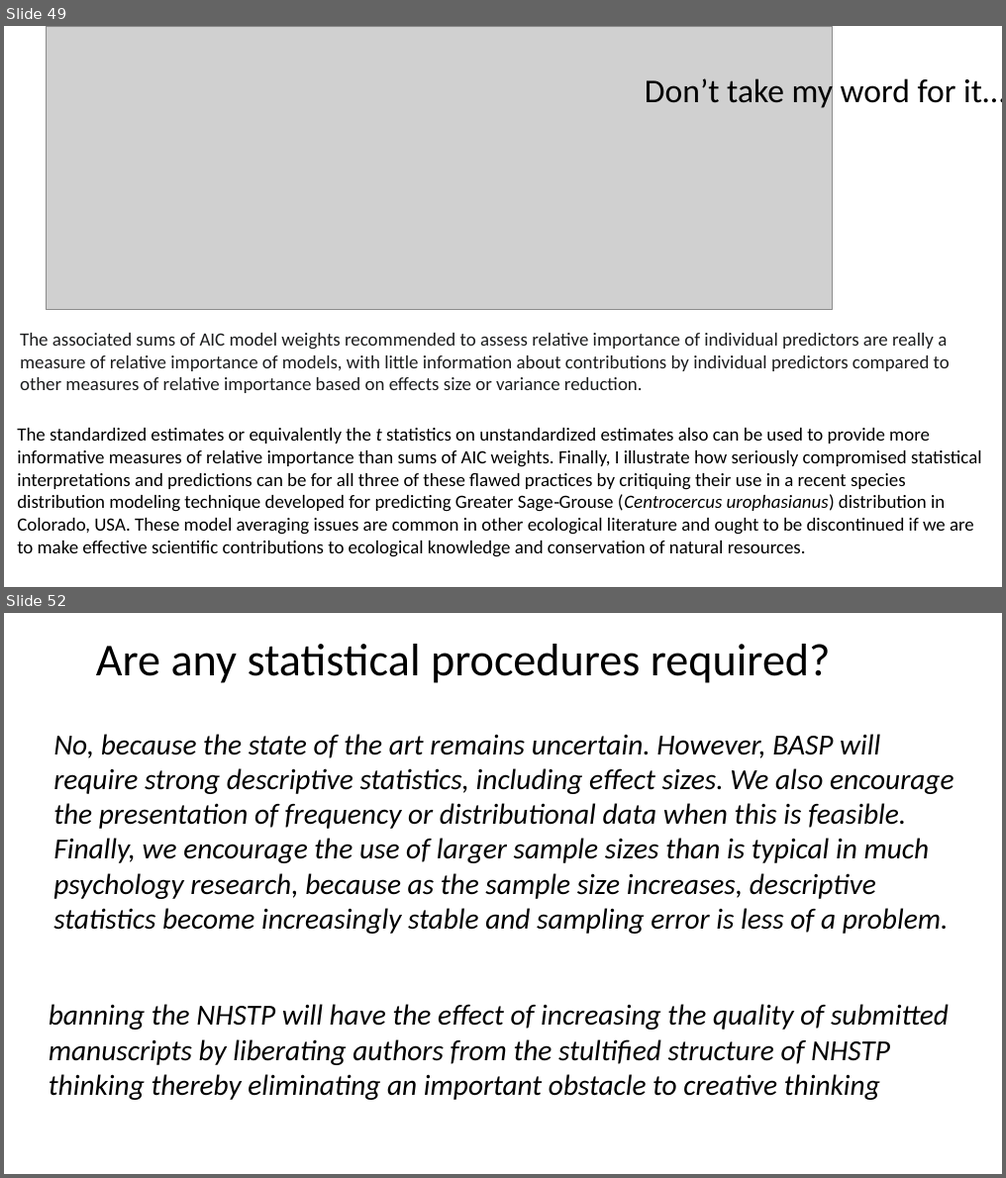
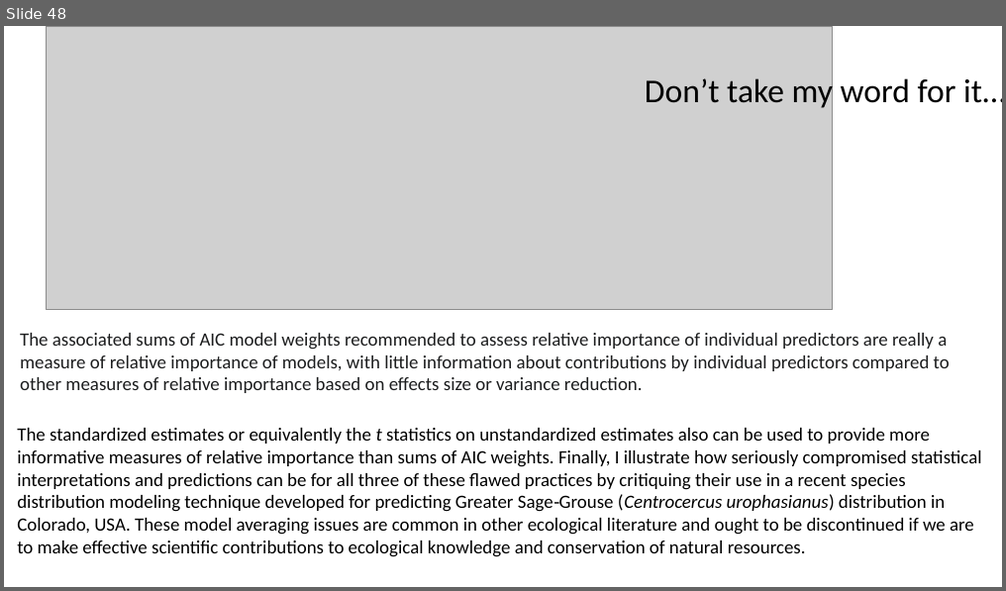
Before and after one commit to taaltree/FW536, a slide deck: Day3_MixedModels_ModelSelection/FW536_Day3_Afternoon_hypothesis test and model selection.pptx. Shown one above the other, each under a label of ours: slides 49 and 52 before the commit, slide 48 after it; the slides between them are not shown. The pictures are 1006x1178 and 1006x591 pixels, drawn with LibreOffice and Linux fonts; fonts in the diff are those of the drawing; grey boxes stand for pictures. Boxes give left, top, right and bottom in pixels: in the first picture for what was removed or moved away, otherwise in the second. Text is boxed around its words. In the diff, an @@ line names an element or a change of style, - is before the commit and + after.

```diff
--- a/Day3_MixedModels_ModelSelection/FW536_Day3_Afternoon_hypothesis test and model selection.pptx
+++ b/Day3_MixedModels_ModelSelection/FW536_Day3_Afternoon_hypothesis test and model selection.pptx
@@ slide 52 removed at <box>4,613,1002,1174</box>, background #FFFFFF @@
@@ title removed at <box>96,644,831,683</box> @@
-Are any statistical procedures required?
@@ text removed at <box>54,734,954,934</box> @@
-No, because the state of the art remains uncertain. However, BASP will require strong descriptive statistics, including effect sizes. We also encourage the presentation of frequency or distributional data when this is feasible. Finally, we encourage the use of larger sample sizes than is typical in much psychology research, because as the sample size increases, descriptive statistics become increasingly stable and sampling error is less of a problem.
@@ text removed at <box>49,1004,948,1100</box> @@
-banning the NHSTP will have the effect of increasing the quality of submitted manuscripts by liberating authors from the stultified structure of NHSTP thinking thereby eliminating an important obstacle to creative thinking
@@ what was slide 49 is now slide 48 @@
```
Also in this commit, not shown: 8 slides changed, 16 slides added, 24 other slides removed, 8 other files.
